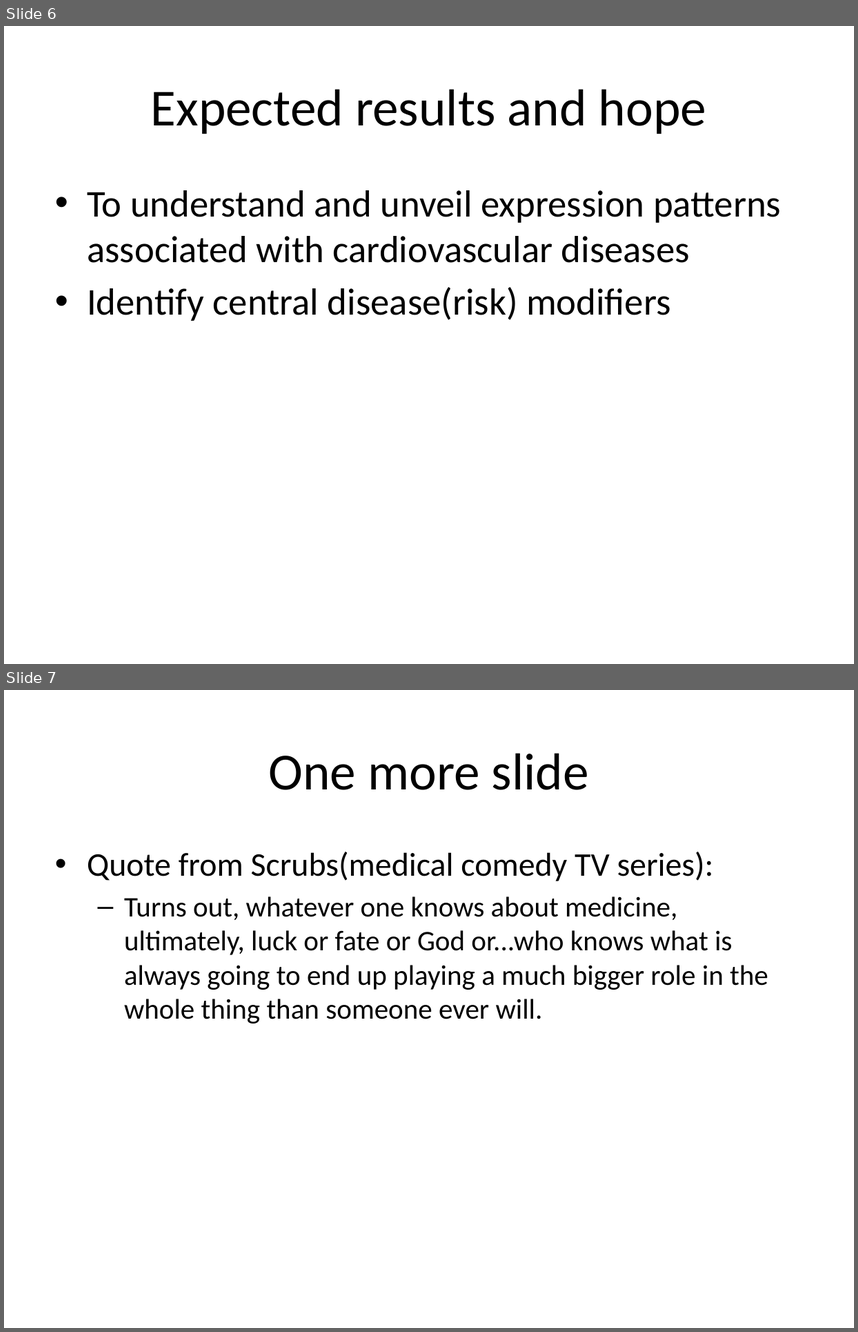
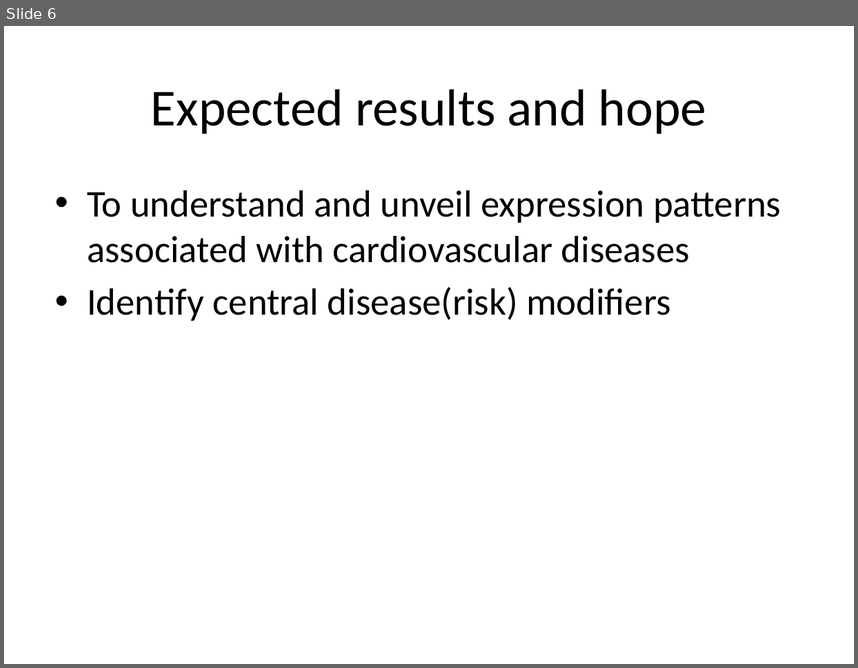
Before and after one commit to TaghiAliyev/Bio-Informatics-Internship, a slide deck: Presentations/Thesis skills 1.pptx. Shown one above the other, each under a label of ours: slides 6 and 7 before the commit, slide 6 after it. The pictures are 858x1332 and 858x668 pixels, drawn with LibreOffice and Linux fonts; fonts in the diff are those of the drawing. Boxes give left, top, right and bottom in pixels: in the first picture for what was removed or moved away, otherwise in the second. Text is boxed around its words. In the diff, an @@ line names an element or a change of style, - is before the commit and + after.

```diff
--- a/Presentations/Thesis skills 1.pptx
+++ b/Presentations/Thesis skills 1.pptx
@@ slide 7 removed at (x1=4, y1=690, x2=854, y2=1328), background #FFFFFF @@
@@ title removed at (x1=269, y1=753, x2=589, y2=790) @@
-One more slide
@@ text removed at (x1=87, y1=851, x2=769, y2=1023) @@
-• Quote from Scrubs(medical comedy TV series):
-  – Turns out, whatever one knows about medicine, ultimately, luck or fate or God or...who knows what is always going to end up playing a much bigger role in the whole thing than someone ever will.
```
Also in this commit, not shown: 1 slide changed.
